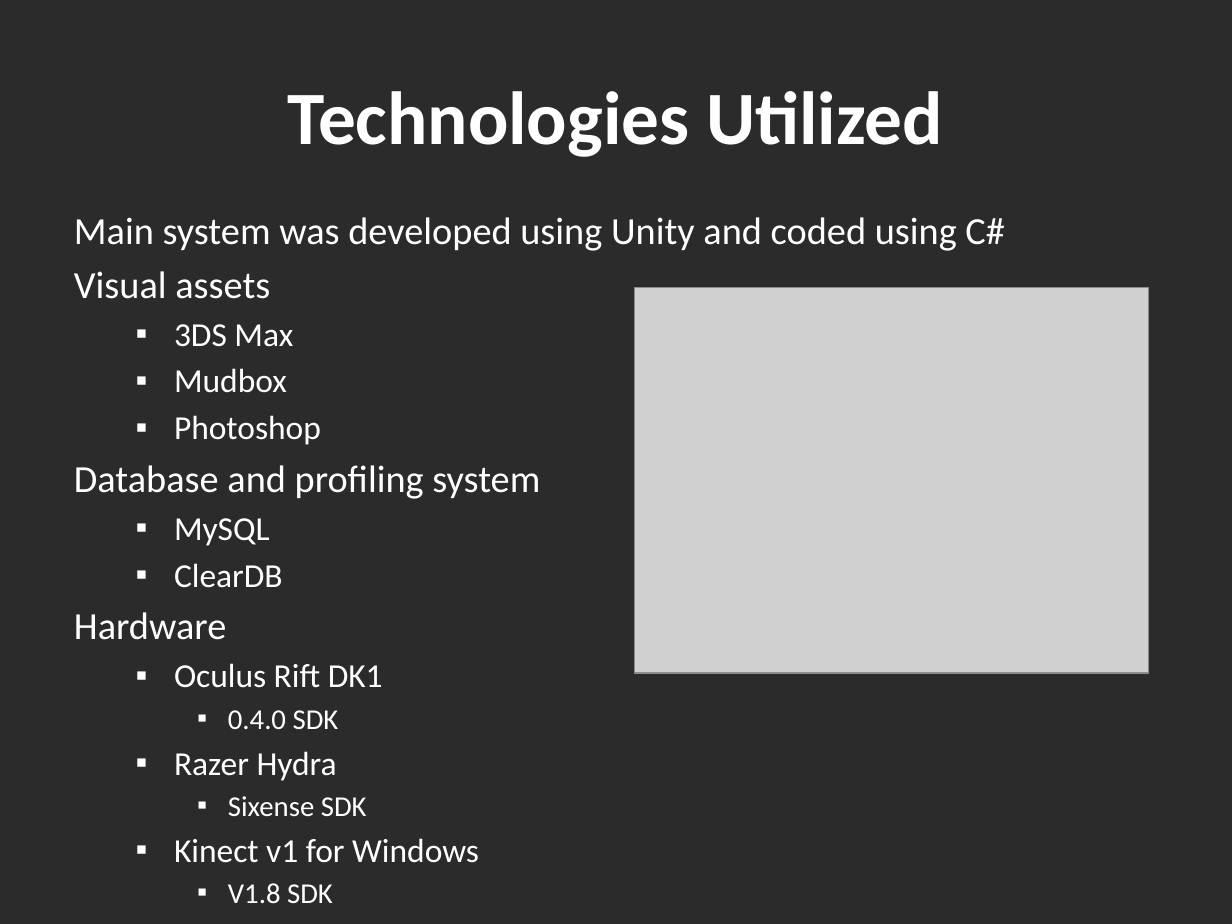
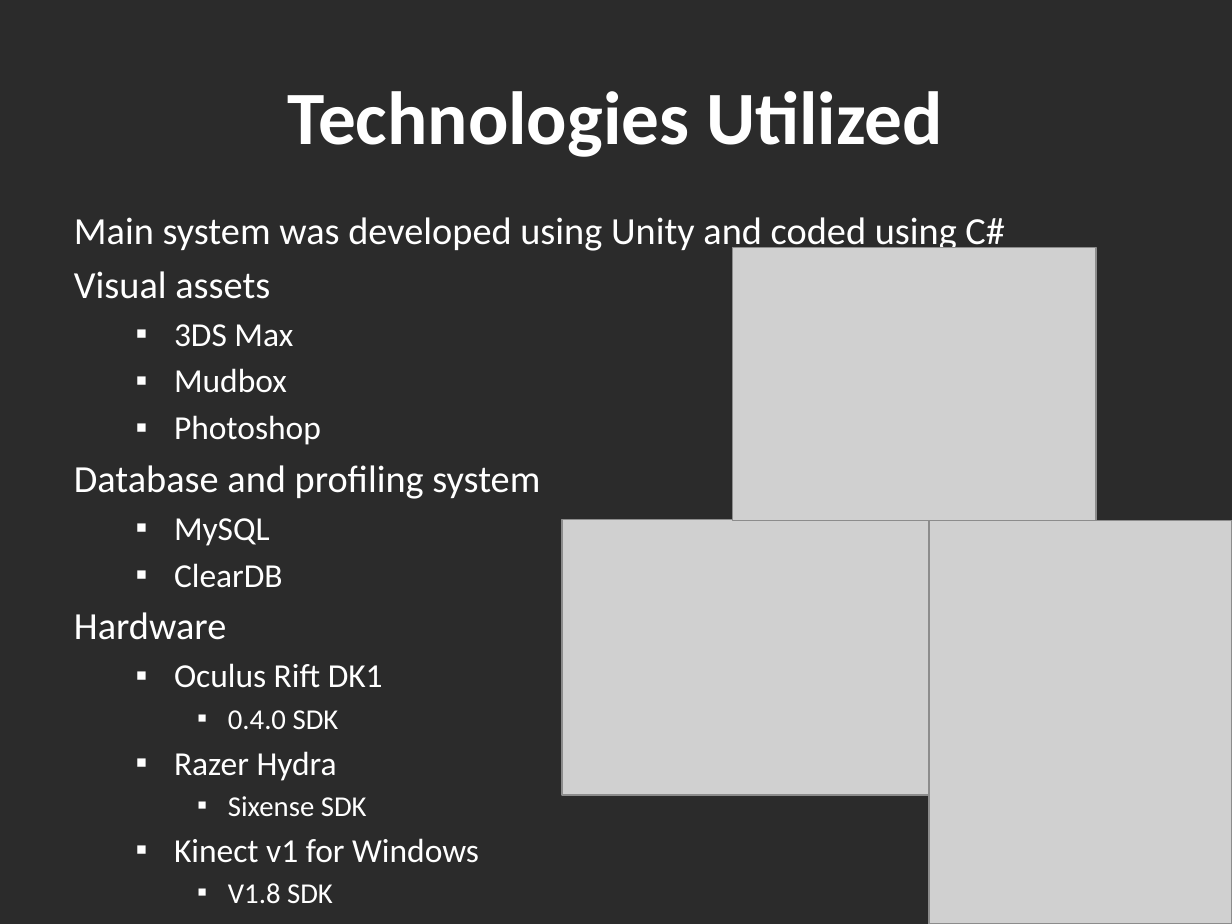
Before and after one commit to Hankli/VirtualEnvironments-Project, a slide deck: slide 9 of Documents/Presentations/Final Presentation v2.pptx. Drawn at 1232x924 pixels with LibreOffice and Linux fonts; fonts in the diff are those of the drawing; grey boxes stand for pictures; background and template pictures are left out; a plain dark background stands for a picture behind light text. Boxes give left, top, right and bottom in pixels: in the first picture for what was removed or moved away, otherwise in the second. Text is boxed around its words. In the diff, an @@ line names an element or a change of style, - is before the commit and + after.

Commit message:
presentation, screenshots

```diff
--- a/Documents/Presentations/Final Presentation v2.pptx
+++ b/Documents/Presentations/Final Presentation v2.pptx
@@ picture added at box(732, 248, 1095, 520) @@
@@ picture removed at box(634, 287, 1148, 673) @@
@@ picture added at box(562, 520, 929, 795) @@
@@ picture added at box(929, 520, 1232, 924) @@
```
Also in this commit, not shown: 1 other slide changed, 17 other files.
